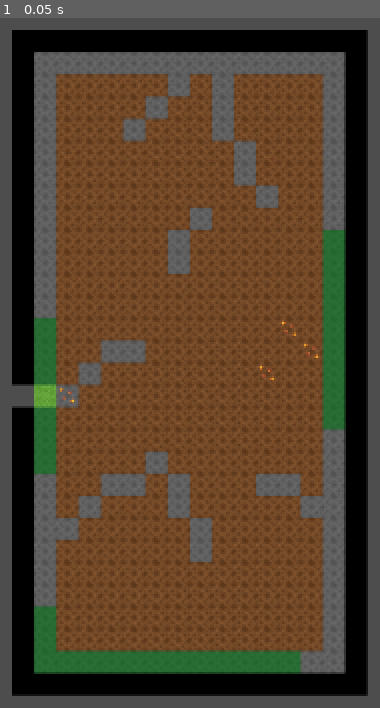
Above: before the commit, frame 1.
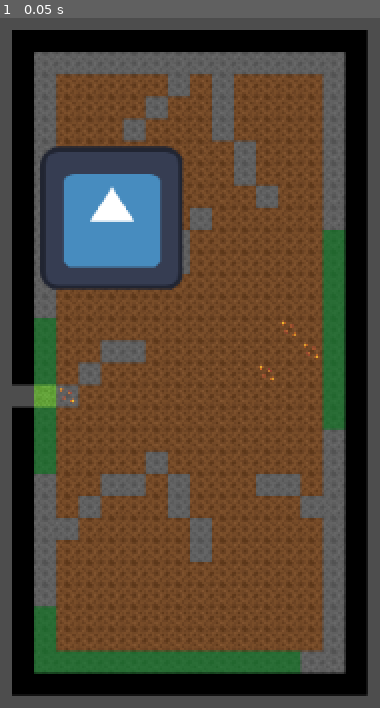
Above: after the commit, the same moment.

Repository: Auseawesome/a-gneiss-expedition
Game: Godot game, scene res://Scenes/Levels/boss.tscn
The game is run twice, just before and just after one commit, with the same random seed, the same clock (stepped at 60 frames per second) and the same inputs. This scene is started directly instead of the project's main scene. The engine's default icon, where the game draws it, is replaced by a stand-in: a white triangle on a blue panel in a dark square.
Inputs:
- Up to frame 1 (0.05 s): no input

The runs differ from the first frame. In frame 1, 7.8% of the frame differs, in the area x 10-49%, y 18-40%.

Commit message:
a tonne a stuff

Diff:
--- a/Scenes/Levels/boss.tscn
+++ b/Scenes/Levels/boss.tscn
@@ -6,6 +6,7 @@
 [ext_resource type="Texture2D" uid="uid://b0oh1fwvuhno5" path="res://tileset/world_border.png" id="4_1o4aq"]
 [ext_resource type="Texture2D" uid="uid://c6ptqrm1pd3ve" path="res://tileset/grassy_stone.png" id="5_6wfxh"]
 [ext_resource type="Texture2D" uid="uid://boe13ckbbwhlo" path="res://tileset/decorations.png" id="6_3f4p0"]
+[ext_resource type="PackedScene" uid="uid://brci5mjc3v0n7" path="res://Scenes/Sorcerer.tscn" id="6_66tkl"]
 
 [sub_resource type="TileSetAtlasSource" id="TileSetAtlasSource_tlwt5"]
 texture = ExtResource("1_u5wos")
@@ -69,12 +70,16 @@
 texture = ExtResource("5_6wfxh")
 0:0/0 = 0
 
+[sub_resource type="TileSetScenesCollectionSource" id="TileSetScenesCollectionSource_cn6wl"]
+scenes/1/scene = ExtResource("6_66tkl")
+
 [sub_resource type="TileSet" id="TileSet_dwbse"]
 sources/0 = SubResource("TileSetAtlasSource_tlwt5")
 sources/1 = SubResource("TileSetAtlasSource_036b0")
 sources/2 = SubResource("TileSetAtlasSource_pkg7o")
 sources/3 = SubResource("TileSetAtlasSource_gbfbk")
 sources/4 = SubResource("TileSetAtlasSource_ioo17")
+sources/5 = SubResource("TileSetScenesCollectionSource_cn6wl")
 
 [sub_resource type="TileSetAtlasSource" id="TileSetAtlasSource_17uc2"]
 texture = ExtResource("6_3f4p0")
@@ -86,7 +91,7 @@
 [node name="Node" type="Node" unique_id=1963909744]
 
 [node name="Floor" type="TileMapLayer" parent="." unique_id=1519024636]
-tile_map_data = PackedByteArray("AAACAAIAAgABAAAAAAADAAIAAgA …(1509 unchanged characters)… AAAFAAcAAAABAAAAAAAFAAgAAAABAAAAAAAFAAkAAAABAAAAAAAFAAoAAAABAAAAAAAFAAsAAAABAAAAAAAFAAwAAA …(6044 unchanged characters)…
+tile_map_data = PackedByteArray("AAACAAIAAgABAAAAAAADAAIAAgA …(1509 unchanged characters)… AAAFAAcAAAABAAAAAAAFAAgAAAABAAAAAAAFAAkABQAAAAAAAQAFAAoAAAABAAAAAAAFAAsAAAABAAAAAAAFAAwAAA …(6044 unchanged characters)…
 tile_set = SubResource("TileSet_dwbse")
 
 [node name="Decorations" type="TileMapLayer" parent="." unique_id=731850629]
--- a/Scenes/Levels/mave.tscn
+++ b/Scenes/Levels/mave.tscn
@@ -5,12 +5,7 @@
 [ext_resource type="Texture2D" uid="uid://u7o8wjc25b5u" path="res://tileset/stone.png" id="3_0wost"]
 [ext_resource type="Texture2D" uid="uid://b0oh1fwvuhno5" path="res://tileset/world_border.png" id="4_to1kv"]
 [ext_resource type="Texture2D" uid="uid://c6ptqrm1pd3ve" path="res://tileset/grassy_stone.png" id="5_54nwv"]
-[ext_resource type="Texture2D" uid="uid://boe13ckbbwhlo" path="res://tileset/decorations.png" id="6_kyde2"]
-[ext_resource type="PackedScene" uid="uid://ce668wee87eta" path="res://Scenes/bad_plant.tscn" id="7_7ho5q"]
-[ext_resource type="PackedScene" uid="uid://o83p0sw8shxv" path="res://Scenes/chest.tscn" id="8_c76lb"]
-[ext_resource type="PackedScene" uid="uid://ca1sxrbkl8yfc" path="res://Scenes/good_plant.tscn" id="9_qkfdo"]
-[ext_resource type="PackedScene" uid="uid://b5n0in2l0uwqe" path="res://Scenes/coins.tscn" id="10_b22jv"]
-[ext_resource type="PackedScene" uid="uid://y541mk6ieeac" path="res://Scenes/Goblin.tscn" id="11_hq2uc"]
+[ext_resource type="TileSet" uid="uid://8uxxi4v3duqx" path="res://object_textures/object_tile_set.tres" id="6_f5gop"]
 
 [sub_resource type="TileSetAtlasSource" id="TileSetAtlasSource_tlwt5"]
 texture = ExtResource("1_t0awj")
@@ -81,23 +76,6 @@
 sources/3 = SubResource("TileSetAtlasSource_gbfbk")
 sources/4 = SubResource("TileSetAtlasSource_ioo17")
 
-[sub_resource type="TileSetAtlasSource" id="TileSetAtlasSource_yew5o"]
-texture = ExtResource("6_kyde2")
-0:0/0 = 0
-
-[sub_resource type="TileSetScenesCollectionSource" id="TileSetScenesCollectionSource_4ca8u"]
-resource_name = "objects"
-scenes/1/scene = ExtResource("7_7ho5q")
-scenes/2/scene = ExtResource("8_c76lb")
-scenes/3/scene = ExtResource("9_qkfdo")
-scenes/4/scene = ExtResource("10_b22jv")
-scenes/5/scene = ExtResource("11_hq2uc")
-scenes/6/scene = ExtResource("7_7ho5q")
-
-[sub_resource type="TileSet" id="TileSet_0i23l"]
-sources/0 = SubResource("TileSetAtlasSource_yew5o")
-sources/1 = SubResource("TileSetScenesCollectionSource_4ca8u")
-
 [node name="Node2" type="Node" unique_id=1939082038]
 
 [node name="Floor" type="TileMapLayer" parent="." unique_id=1519024636]
@@ -106,7 +84,7 @@
 
 [node name="Decorations" type="TileMapLayer" parent="." unique_id=1465486832]
 tile_map_data = PackedByteArray("AAAEABEAAQAAAAAAAgAHABwAAQAAAAAABAAFABsAAQAAAAAABQAKAAsAAQAAAAAAAQA=")
-tile_set = SubResource("TileSet_0i23l")
+tile_set = ExtResource("6_f5gop")
 
 [node name="Spawn" type="Node2D" parent="." unique_id=498253959]
 position = Vector2(139, 249)
--- a/Scenes/Levels/shop.tscn
+++ b/Scenes/Levels/shop.tscn
@@ -6,6 +6,10 @@
 [ext_resource type="Texture2D" uid="uid://b0oh1fwvuhno5" path="res://tileset/world_border.png" id="4_nn0uo"]
 [ext_resource type="Texture2D" uid="uid://c6ptqrm1pd3ve" path="res://tileset/grassy_stone.png" id="5_v6qhb"]
 [ext_resource type="Texture2D" uid="uid://boe13ckbbwhlo" path="res://tileset/decorations.png" id="6_7dhb0"]
+[ext_resource type="PackedScene" uid="uid://begxnbe1flx54" path="res://Scenes/health potion.tscn" id="7_6cqx3"]
+[ext_resource type="PackedScene" uid="uid://do1e4u1h3kby7" path="res://Scenes/sheild.tscn" id="8_atc1h"]
+[ext_resource type="PackedScene" uid="uid://bei1kt0mqw4dm" path="res://Scenes/speed potion.tscn" id="9_so00b"]
+[ext_resource type="PackedScene" uid="uid://r0u0xhpos5pe" path="res://Scenes/sword.tscn" id="10_qeyp3"]
 
 [sub_resource type="TileSetAtlasSource" id="TileSetAtlasSource_tlwt5"]
 texture = ExtResource("1_iofsi")
@@ -80,8 +84,15 @@
 texture = ExtResource("6_7dhb0")
 0:0/0 = 0
 
+[sub_resource type="TileSetScenesCollectionSource" id="TileSetScenesCollectionSource_y64e2"]
+scenes/1/scene = ExtResource("7_6cqx3")
+scenes/2/scene = ExtResource("8_atc1h")
+scenes/3/scene = ExtResource("9_so00b")
+scenes/4/scene = ExtResource("10_qeyp3")
+
 [sub_resource type="TileSet" id="TileSet_nn0uo"]
 sources/0 = SubResource("TileSetAtlasSource_2yteh")
+sources/1 = SubResource("TileSetScenesCollectionSource_y64e2")
 
 [node name="Node" type="Node" unique_id=663792874]
 
@@ -90,7 +101,7 @@
 tile_set = SubResource("TileSet_dwbse")
 
 [node name="Decorations" type="TileMapLayer" parent="." unique_id=1626068151]
-tile_map_data = PackedByteArray("AAANAA4AAAAAAAAAAAADABEAAAAAAAAAAAAHAAwAAAAAAAAAAAALAAkAAAAAAAAAAAAKABYAAAAAAAAAAAA=")
+tile_map_data = PackedByteArray("AAANAA4AAAAAAAAAAAADABEAAAAAAAAAAAAHAAwAAAAAAAAAAAALAAkAAAAAAAAAAAAKABYAAAAAAAAAAAALAAsAAQAAAAAABAAGAAsAAQAAAAAAAwALABcAAQAAAAAAAgAHABcAAQAAAAAAAQA=")
 tile_set = SubResource("TileSet_nn0uo")
 
 [node name="Spawn" type="Node2D" parent="." unique_id=525668607]
--- /dev/null
+++ b/Scenes/boss heal.tscn
@@ -0,0 +1,19 @@
+[gd_scene format=3 uid="uid://cjgv6mthibmry"]
+
+[ext_resource type="Script" uid="uid://bnayf6bsjudyr" path="res://Scripts/boss_heal.gd" id="1_ilhwv"]
+[ext_resource type="Texture2D" uid="uid://d26d2otrbfmkg" path="res://object_textures/good_plant.png" id="2_wfmxw"]
+
+[sub_resource type="CircleShape2D" id="CircleShape2D_vwgkv"]
+
+[node name="BossHeal" type="Area2D" unique_id=327299579]
+script = ExtResource("1_ilhwv")
+
+[node name="Sprite2D" type="Sprite2D" parent="." unique_id=79071094]
+texture = ExtResource("2_wfmxw")
+
+[node name="CollisionShape2D" type="CollisionShape2D" parent="." unique_id=2076362751]
+shape = SubResource("CircleShape2D_vwgkv")
+
+[node name="Timer" type="Timer" parent="." unique_id=158818517]
+wait_time = 5.0
+one_shot = true
--- /dev/null
+++ b/Scenes/next level.tscn
@@ -0,0 +1,15 @@
+[gd_scene format=3 uid="uid://dch1jx5jc1c63"]
+
+[ext_resource type="Script" uid="uid://c7ahd636tdlpe" path="res://Scripts/next_level.gd" id="1_ccgpq"]
+[ext_resource type="Texture2D" uid="uid://b0oh1fwvuhno5" path="res://tileset/world_border.png" id="2_7u8d8"]
+
+[sub_resource type="RectangleShape2D" id="RectangleShape2D_eq5fm"]
+
+[node name="NextLevel" type="Area2D" unique_id=1671227422]
+script = ExtResource("1_ccgpq")
+
+[node name="Sprite2D" type="Sprite2D" parent="." unique_id=1273445131]
+texture = ExtResource("2_7u8d8")
+
+[node name="CollisionShape2D" type="CollisionShape2D" parent="." unique_id=1357366577]
+shape = SubResource("RectangleShape2D_eq5fm")
--- /dev/null
+++ b/Scripts/boss_heal.gd
@@ -0,0 +1,18 @@
+extends Area2D
+
+
+func _ready() -> void:
+	body_entered.connect(_on_body_entered)
+	$Timer.timeout.connect(_respawn)
+
+func _respawn() -> void:
+	process_mode=Node.PROCESS_MODE_INHERIT
+	visible=true
+
+func _on_body_entered(body):
+	if body is Player:
+		var player:Player =body
+		player.current_health+=5
+		visible=false
+		$CollisionShape2D.disabled = true
+		$Timer.start()
--- a/Scripts/health_potion.gd
+++ b/Scripts/health_potion.gd
@@ -8,6 +8,7 @@
 
 func do_action():
 	GlobalData.coins-=100
+	GlobalData.health+=20
 	queue_free()
 # Called every frame. 'delta' is the elapsed time since the previous frame.
 func _process(delta: float) -> void:
--- /dev/null
+++ b/Scripts/next_level.gd
@@ -0,0 +1,14 @@
+extends Area2D
+
+# Called when the node enters the scene tree for the first time.
+func _ready() -> void:
+	body_entered.connect(_on_body_entered)
+
+
+# Called every frame. 'delta' is the elapsed time since the previous frame.
+func _process(delta: float) -> void:
+	pass
+func _on_body_entered(body):
+	GlobalData.current_scene += 1;
+	GlobalData.tile_map_manager.load_level(GlobalData.all_scenes[GlobalData.current_scene])
+	pass
--- a/Scripts/sheild.gd
+++ b/Scripts/sheild.gd
@@ -8,6 +8,8 @@
 
 func do_action():
 	GlobalData.coins-=100
+	GlobalData.maxhealth+=10
+	GlobalData.health+=10
 	queue_free()
 # Called every frame. 'delta' is the elapsed time since the previous frame.
 func _process(delta: float) -> void:
--- a/Scripts/speed_potion.gd
+++ b/Scripts/speed_potion.gd
@@ -6,6 +6,7 @@
 
 func do_action():
 	GlobalData.coins-=100
+	GlobalData.player.speed*=1.5
 	queue_free()
 # Called every frame. 'delta' is the elapsed time since the previous frame.
 func _process(delta: float) -> void:
--- a/Scripts/sword.gd
+++ b/Scripts/sword.gd
@@ -8,7 +8,7 @@
 
 func do_action():
 	GlobalData.coins-=100
-	GlobalData.player.strength
+	GlobalData.player.strength+=10
 	queue_free()
 # Called every frame. 'delta' is the elapsed time since the previous frame.
 func _process(delta: float) -> void:
--- a/global_data.gd
+++ b/global_data.gd
@@ -3,6 +3,15 @@
 var player: Player;
 var coins:=0
 var tile_map_manager: TileMapManager
+
+var all_scenes: Array[PackedScene] = [
+	preload("res://Scenes/Levels/goblin_level.tscn"),
+	preload("res://Scenes/Levels/surprise plants.tscn"),
+	preload("res://Scenes/Levels/mave.tscn"),
+	preload("res://Scenes/Levels/boss.tscn")
+]
+
+var current_scene := 1
 
 # Called when the node enters the scene tree for the first time.
 func _ready() -> void:
--- a/object_textures/object_tile_set.tres
+++ b/object_textures/object_tile_set.tres
@@ -8,6 +8,7 @@
 [ext_resource type="PackedScene" uid="uid://y541mk6ieeac" path="res://Scenes/Goblin.tscn" id="6_u1pdm"]
 [ext_resource type="PackedScene" uid="uid://xfjk668ehd0l" path="res://Scenes/KingGoblin.tscn" id="7_qn2mi"]
 [ext_resource type="PackedScene" uid="uid://bei1kt0mqw4dm" path="res://Scenes/speed potion.tscn" id="8_tni7p"]
+[ext_resource type="PackedScene" uid="uid://dch1jx5jc1c63" path="res://Scenes/next level.tscn" id="9_nry30"]
 
 [sub_resource type="TileSetAtlasSource" id="TileSetAtlasSource_yew5o"]
 texture = ExtResource("1_8tauj")
@@ -23,6 +24,7 @@
 scenes/6/scene = ExtResource("2_qn2mi")
 scenes/7/scene = ExtResource("7_qn2mi")
 scenes/8/scene = ExtResource("8_tni7p")
+scenes/9/scene = ExtResource("9_nry30")
 
 [resource]
 sources/0 = SubResource("TileSetAtlasSource_yew5o")
Not shown: 1 places in Scenes/Levels/goblin_level.tscn that only renumber resources
Not shown, added: Scripts/boss_heal.gd.uid
Not shown, added: Scripts/next_level.gd.uid
Not shown: 1 places in tileset/new_tile_set.tres that only renumber resources
